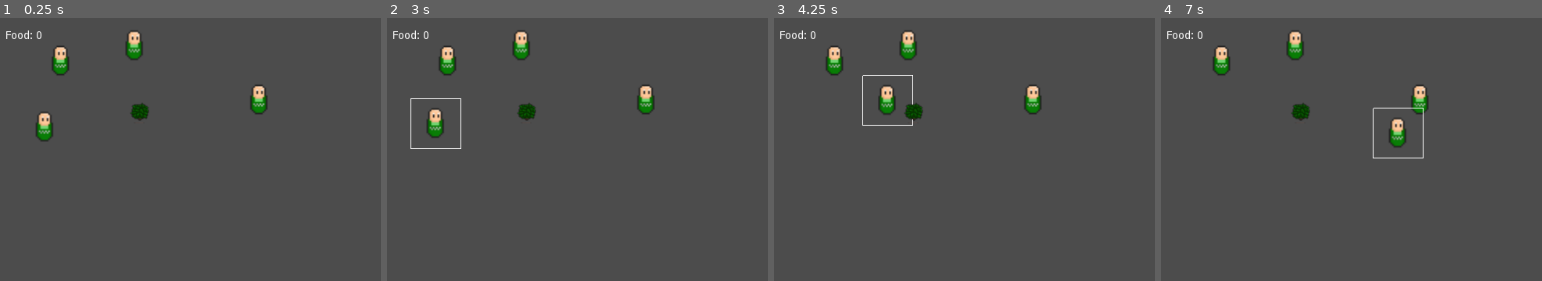
Above: before the commit, frames 1-4 (left to right).
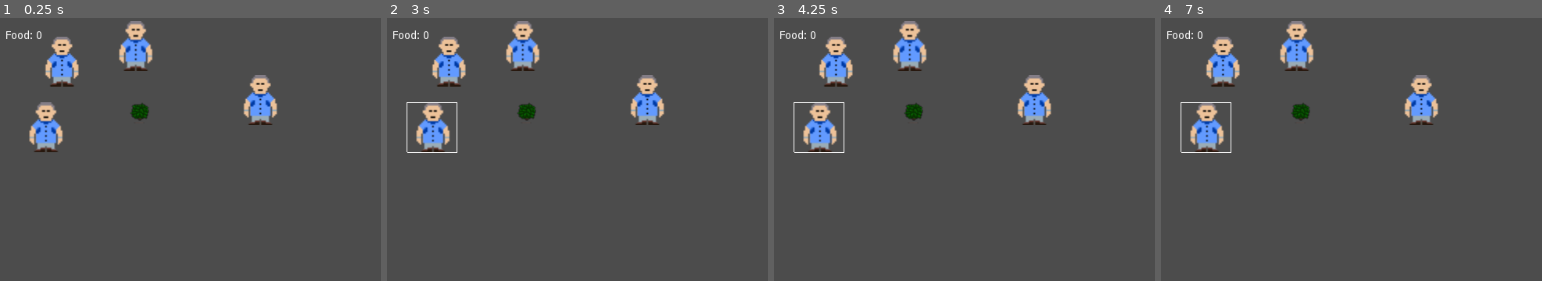
Above: after the commit, the same moments.

Repository: CyrilBos/macaron-simulator-gmtk-2020
Game: Godot game, scene res://Main.tscn
The game is run twice, just before and just after one commit, with the same random seed, the same clock (stepped at 60 frames per second) and the same inputs.
Inputs (mouse positions are in pixels of both pictures, inside the frame that each line leads up to):
- Up to frame 1 (0.25 s): no input
- Up to frame 2 (3 s): tap Enter at 0.5, 2 s; move the mouse to (447, 60) at 0.52 s; click (447, 60) at 0.67 s; tap Space at 1.25, 2.75 s; move the mouse to (646, 99) at 1.27 s; click (646, 99) at 1.42 s; move the mouse to (432, 125) at 2.02 s; click (432, 125) at 2.17 s; move the mouse to (520, 46) at 2.77 s; click (520, 46) at 2.92 s
- Up to frame 3 (4.25 s): move the mouse to (914, 112) at 3.52 s; click (914, 112) at 3.67 s
- Up to frame 4 (7 s): move the mouse to (outside the picture) at 4.27 s; click (outside the picture) at 4.42 s; move the mouse to (outside the picture) at 5.02 s; click (outside the picture) at 5.17 s; move the mouse to (1435, 133) at 5.77 s; click (1435, 133) at 5.92 s; move the mouse to (outside the picture) at 6.52 s; click (outside the picture) at 6.67 s

The runs differ from the first frame. In frame 1, 4.6% of the frame differs, in the area x 7-73%, y 1-51%; in frame 2, 5.2%; in frame 3, 5.5%; in frame 4, 5.7%, in the area x 4-73%, y 1-54%.

Commit message:
changed target/movement to right click + worker sprite + food gathered animated label

Diff:
--- a/Main.tscn
+++ b/Main.tscn
@@ -1,6 +1,6 @@
 [gd_scene load_steps=5 format=2]
 
-[ext_resource path="res://src/units/collector.tscn" type="PackedScene" id=1]
+[ext_resource path="res://src/units/worker.tscn" type="PackedScene" id=1]
 [ext_resource path="res://src/objects/bush.tscn" type="PackedScene" id=2]
 [ext_resource path="res://src/ui/food_counter.gd" type="Script" id=3]
 [ext_resource path="res://src/game_manager.gd" type="Script" id=4]
--- a/src/game_manager.gd
+++ b/src/game_manager.gd
@@ -30,6 +30,6 @@
 
 
 func _input(event):
-	if event is InputEventMouseButton and Input.is_mouse_button_pressed(BUTTON_LEFT):
+	if event is InputEventMouseButton and Input.is_mouse_button_pressed(BUTTON_RIGHT):
 		if selected_unit != null:
 			selected_unit.move_to(event.position)
--- a/src/objects/bush.gd
+++ b/src/objects/bush.gd
@@ -21,5 +21,5 @@
 	return Entity.Types.RESOURCE;
 
 func _on_StaticBody_input_event(_viewport, event, _shape_idx):
-	if event is InputEventMouseButton and Input.is_mouse_button_pressed(BUTTON_LEFT):
+	if event is InputEventMouseButton and Input.is_mouse_button_pressed(BUTTON_RIGHT):
 		GameManager.target(self)
--- a/src/units/collector.tscn
+++ /dev/null
@@ -1,41 +0,0 @@
-[gd_scene load_steps=8 format=2]
-
-[ext_resource path="res://src/units/harvest_logic.gd" type="Script" id=1]
-[ext_resource path="res://src/units/collector.gd" type="Script" id=2]
-[ext_resource path="res://res/Mining and Farming/Citizens.png" type="Texture" id=3]
-[ext_resource path="res://src/units/unit_selection.gd" type="Script" id=4]
-
-[sub_resource type="AtlasTexture" id=1]
-flags = 4
-atlas = ExtResource( 3 )
-region = Rect2( 64, 32, 32, 32 )
-
-[sub_resource type="SpriteFrames" id=2]
-animations = [ {
-"frames": [ SubResource( 1 ) ],
-"loop": true,
-"name": "default",
-"speed": 5.0
-} ]
-
-[sub_resource type="RectangleShape2D" id=3]
-extents = Vector2( 14.1982, 21.6519 )
-
-[node name="KinematicBody" type="KinematicBody2D"]
-input_pickable = true
-script = ExtResource( 2 )
-speed = 100.0
-
-[node name="AnimatedSprite" type="AnimatedSprite" parent="."]
-scale = Vector2( 2, 2 )
-frames = SubResource( 2 )
-script = ExtResource( 4 )
-
-[node name="CollisionRect" type="CollisionShape2D" parent="."]
-position = Vector2( -0.834274, -0.333714 )
-shape = SubResource( 3 )
-
-[node name="CollectTimer" type="Timer" parent="."]
-script = ExtResource( 1 )
-[connection signal="input_event" from="." to="." method="_on_KinematicBody_input_event"]
-[connection signal="timeout" from="CollectTimer" to="CollectTimer" method="_on_CollectTimer_timeout"]
--- /dev/null
+++ b/src/units/gather_label.gd
@@ -0,0 +1,8 @@
+extends Label
+
+func _display_gather_label(food_gathered):
+	self.set_text("+ %d food" % food_gathered)
+	$Animation.play("Slidisappear")
+
+func _on_GatherTimer_gather_ticked(food_gathered):
+	_display_gather_label(food_gathered)
--- a/src/units/harvest_logic.gd
+++ b/src/units/harvest_logic.gd
@@ -6,6 +6,7 @@
 var harvesting = false
 var to_harvest = null
 
+signal gather_ticked
 
 func start_harvesting(resource):
 	to_harvest = resource
@@ -30,6 +31,8 @@
 
 	to_harvest.get_gathered(harvest_amount)
 	GameManager.store_food(harvest_amount)
+	emit_signal("gather_ticked", harvest_amount)
+
 
 
 func _on_CollectTimer_timeout():
--- a/src/units/collector.gd
+++ b/src/units/worker.gd
@@ -14,8 +14,12 @@
 func move_to(position):
 	_target_node = null
 	_movement_target = position
+
+	if _current_state == State.HARVESTING:
+		print("%s moving so stop harvesting" % self)
+		$GatherTimer.stop_harvesting()
+
 	_current_state = State.MOVING
-	$CollectTimer.stop_harvesting()
 
 
 func target(targeted):
@@ -24,7 +28,7 @@
 
 	_target_node = targeted
 	_movement_target = targeted.get_global_position()
-	print("collector %s targets " % self.to_string() + _target_node.to_string())
+	print("worker %s targets " % self.to_string() + _target_node.to_string())
 
 
 func _get_distance_vec_to(position):
@@ -46,34 +50,30 @@
 	return _get_distance_to(_target_node.get_global_position()) < targetting_range
 
 
-func _process(delta):
+func _process(_delta):
 	if _current_state == State.IDLE:
 		return
 
 	if _current_state == State.MOVING:
 		if _target_node != null:
 			if _is_target_in_range():
-				print("in range")
 				if _target_node != null and _target_node.get_entity_type() == Entity.Types.RESOURCE and _current_state != State.HARVESTING:
-					print("start harvest")
-					$CollectTimer.start_harvesting(_target_node)
+					$GatherTimer.start_harvesting(_target_node)
 					_current_state = State.HARVESTING
 
 
-func _physics_process(delta):
+func _physics_process(_delta):
 	if _movement_target == null or _current_state != State.MOVING:
 		return
 
-	print(self.to_string() + " " + GameManager.selected_unit.to_string())
-	print(self == GameManager.selected_unit)
 	# TODO: calculate target sprite width or handle collision in bush to stop movement?
 	if self == GameManager.selected_unit and not _is_movement_target_reached():
-		move_and_slide(_get_distance_vec_to(_movement_target).normalized() * speed)
+		var _toto = move_and_slide(_get_distance_vec_to(_movement_target).normalized() * speed)
 	else:
 		_movement_target = null
 
 
-func _on_KinematicBody_input_event(viewport, event, shape_idx):
+func _on_KinematicBody_input_event(_viewport, _event, _shape_idx):
 	if not selected and Input.is_mouse_button_pressed(BUTTON_LEFT):
 		print("collector selected " + self.to_string())
 		GameManager.select_unit(self)
--- /dev/null
+++ b/src/units/worker.tscn
@@ -0,0 +1,101 @@
+[gd_scene load_steps=10 format=2]
+
+[ext_resource path="res://src/units/harvest_logic.gd" type="Script" id=1]
+[ext_resource path="res://src/units/worker.gd" type="Script" id=2]
+[ext_resource path="res://res/sprites/worker.png" type="Texture" id=3]
+[ext_resource path="res://src/units/unit_selection.gd" type="Script" id=4]
+[ext_resource path="res://src/units/gather_label.gd" type="Script" id=5]
+
+[sub_resource type="AtlasTexture" id=1]
+flags = 4
+atlas = ExtResource( 3 )
+region = Rect2( 0, 0, 32, 32 )
+
+[sub_resource type="SpriteFrames" id=2]
+animations = [ {
+"frames": [ SubResource( 1 ) ],
+"loop": true,
+"name": "default",
+"speed": 5.0
+} ]
+
+[sub_resource type="CapsuleShape2D" id=3]
+radius = 24.2016
+height = 23.2007
+
+[sub_resource type="Animation" id=4]
+resource_name = "Slidisappear"
+tracks/0/type = "value"
+tracks/0/path = NodePath(".:custom_colors/font_color")
+tracks/0/interp = 1
+tracks/0/loop_wrap = true
+tracks/0/imported = false
+tracks/0/enabled = true
+tracks/0/keys = {
+"times": PoolRealArray( 0, 1 ),
+"transitions": PoolRealArray( 1, 1 ),
+"update": 0,
+"values": [ Color( 1, 1, 1, 1 ), Color( 1, 1, 1, 0 ) ]
+}
+tracks/1/type = "value"
+tracks/1/path = NodePath(".:rect_position")
+tracks/1/interp = 1
+tracks/1/loop_wrap = true
+tracks/1/imported = false
+tracks/1/enabled = true
+tracks/1/keys = {
+"times": PoolRealArray( 0, 1 ),
+"transitions": PoolRealArray( 1, 1 ),
+"update": 0,
+"values": [ Vector2( -24, -54 ), Vector2( -24, -74 ) ]
+}
+tracks/2/type = "value"
+tracks/2/path = NodePath(".:visible")
+tracks/2/interp = 1
+tracks/2/loop_wrap = true
+tracks/2/imported = false
+tracks/2/enabled = true
+tracks/2/keys = {
+"times": PoolRealArray( 0, 1 ),
+"transitions": PoolRealArray( 1, 1 ),
+"update": 1,
+"values": [ true, false ]
+}
+
+[node name="KinematicBody" type="KinematicBody2D"]
+input_pickable = true
+script = ExtResource( 2 )
+speed = 100.0
+
+[node name="AnimatedSprite" type="AnimatedSprite" parent="."]
+scale = Vector2( 2, 2 )
+frames = SubResource( 2 )
+script = ExtResource( 4 )
+
+[node name="CollisionRect" type="CollisionShape2D" parent="."]
+position = Vector2( 0.490044, 2.31494 )
+shape = SubResource( 3 )
+
+[node name="GatherTimer" type="Timer" parent="."]
+script = ExtResource( 1 )
+
+[node name="GatherLabel" type="Label" parent="."]
+visible = false
+margin_left = -24.0
+margin_top = -54.0
+margin_right = 25.0
+margin_bottom = -40.0
+custom_colors/font_color = Color( 1, 1, 1, 1 )
+text = "+5 food"
+align = 1
+valign = 1
+script = ExtResource( 5 )
+__meta__ = {
+"_edit_use_anchors_": false
+}
+
+[node name="Animation" type="AnimationPlayer" parent="GatherLabel"]
+anims/Slidisappear = SubResource( 4 )
+[connection signal="input_event" from="." to="." method="_on_KinematicBody_input_event"]
+[connection signal="gather_ticked" from="GatherTimer" to="GatherLabel" method="_on_GatherTimer_gather_ticked"]
+[connection signal="timeout" from="GatherTimer" to="GatherTimer" method="_on_CollectTimer_timeout"]
Binary file added: res/gilet_jaune.png
Not shown, added: res/gilet_jaune.png.import
Binary file added: res/sprites/worker.png
Not shown, added: res/sprites/worker.png.import
Not shown, changed: README.md
